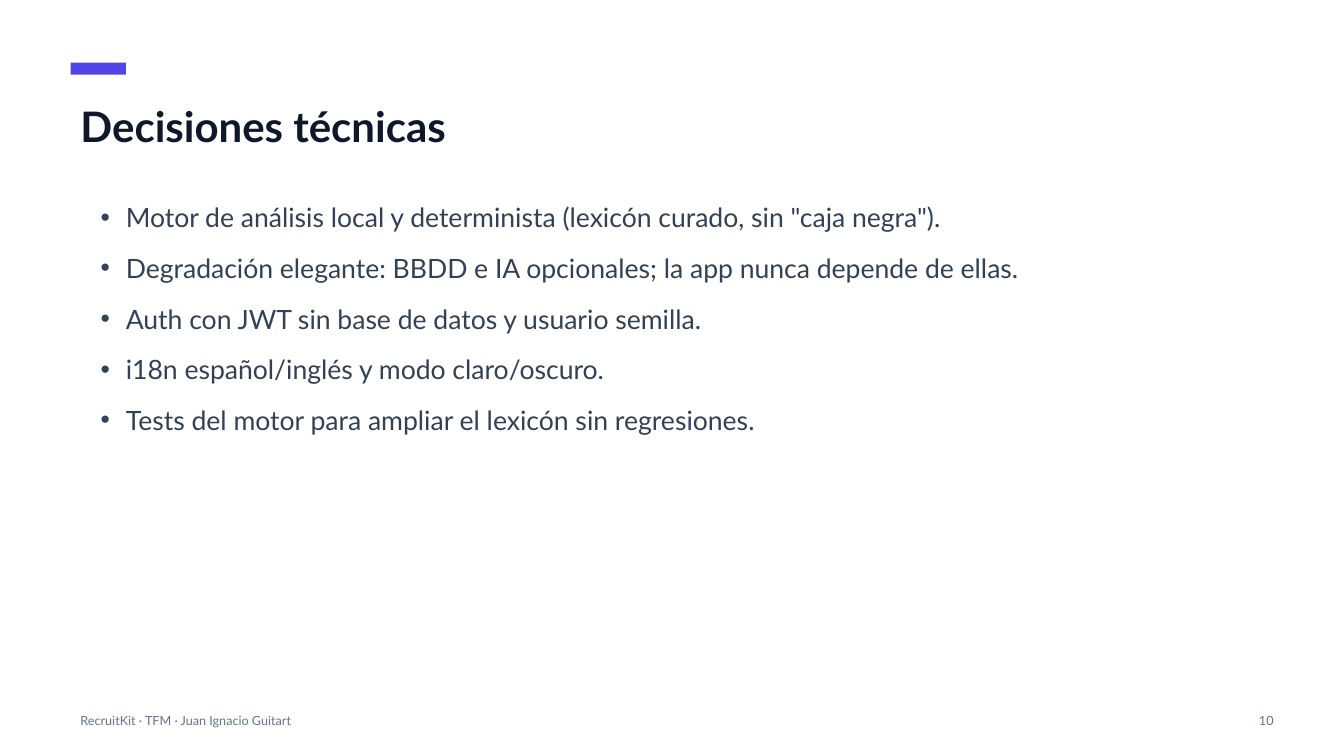
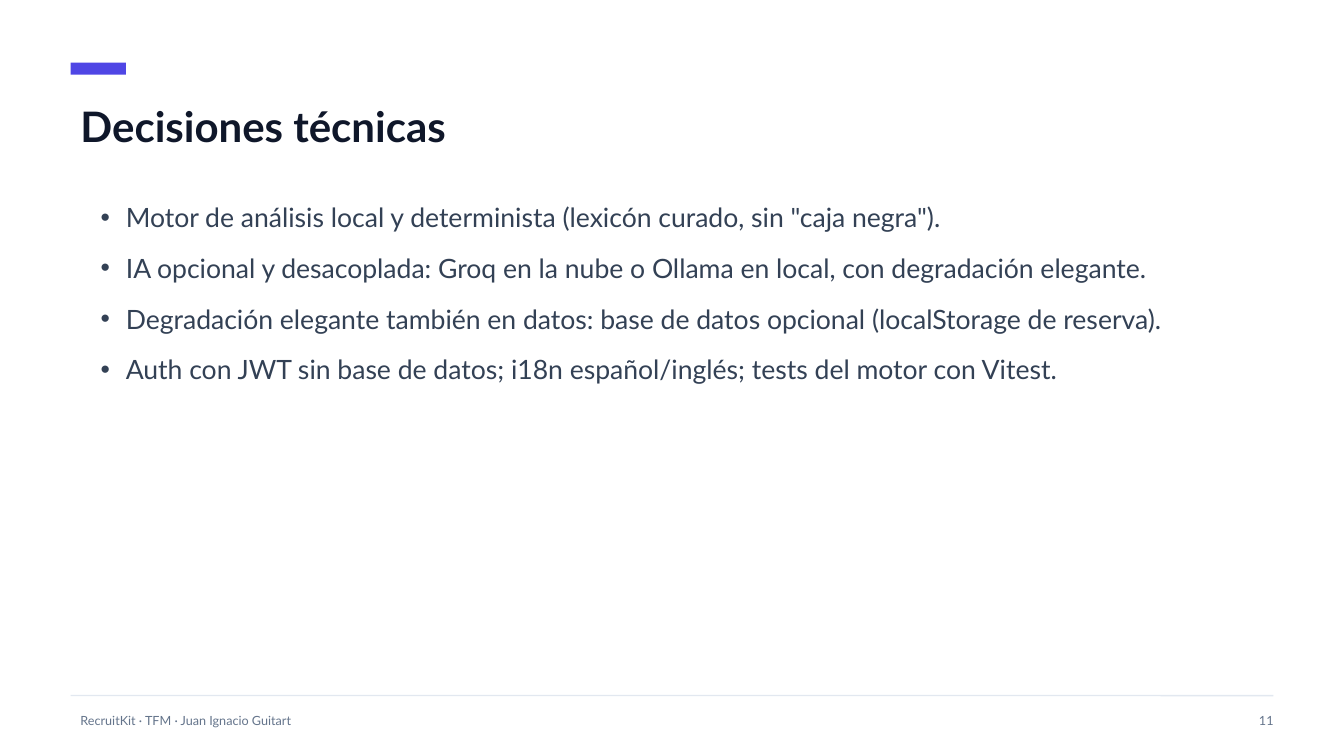
Before and after one commit to Jguita65/joblens, a slide deck: slide 11 of slides.pptx (slide 10 before the commit). Drawn at 1344x756 pixels with LibreOffice and Linux fonts; fonts in the diff are those of the drawing. Boxes give left, top, right and bottom in pixels: in the first picture for what was removed or moved away, otherwise in the second. Text is boxed around its words. In the diff, an @@ line names an element or a change of style, - is before the commit and + after.

Commit message:
docs: redesign PowerPoint (value, AI features, Groq architecture, stack) and update docs

```diff
--- a/slides.pptx
+++ b/slides.pptx
@@ text at box(126, 258, 1161, 384): text changed @@
-• Degradación elegante: BBDD e IA opcionales; la app nunca depende de ellas.
-• Auth con JWT sin base de datos y usuario semilla.
-• i18n español/inglés y modo claro/oscuro.
-• Tests del motor para ampliar el lexicón sin regresiones.
+• IA opcional y desacoplada: Groq en la nube o Ollama en local, con degradación elegante.
+• Degradación elegante también en datos: base de datos opcional (localStorage de reserva).
+• Auth con JWT sin base de datos; i18n español/inglés; tests del motor con Vitest.
@@ line added from (71, 696) to (1273, 696), #E2E8F0 1 pt @@
@@ text at box(1259, 716, 1274, 725): text changed @@
-10
+11
```
Also in this commit, not shown: 10 other slides changed, 1 slide added, 3 other files.
